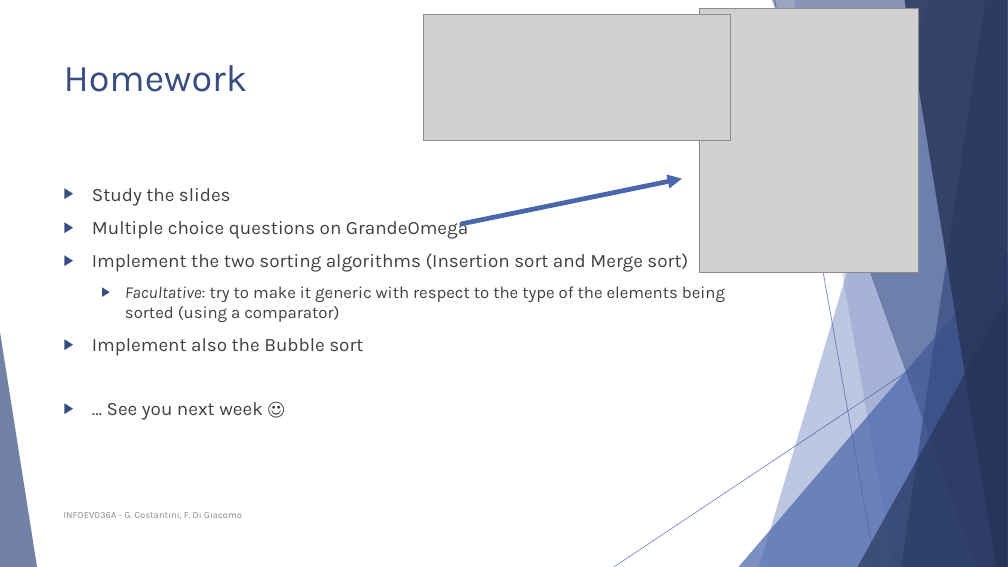
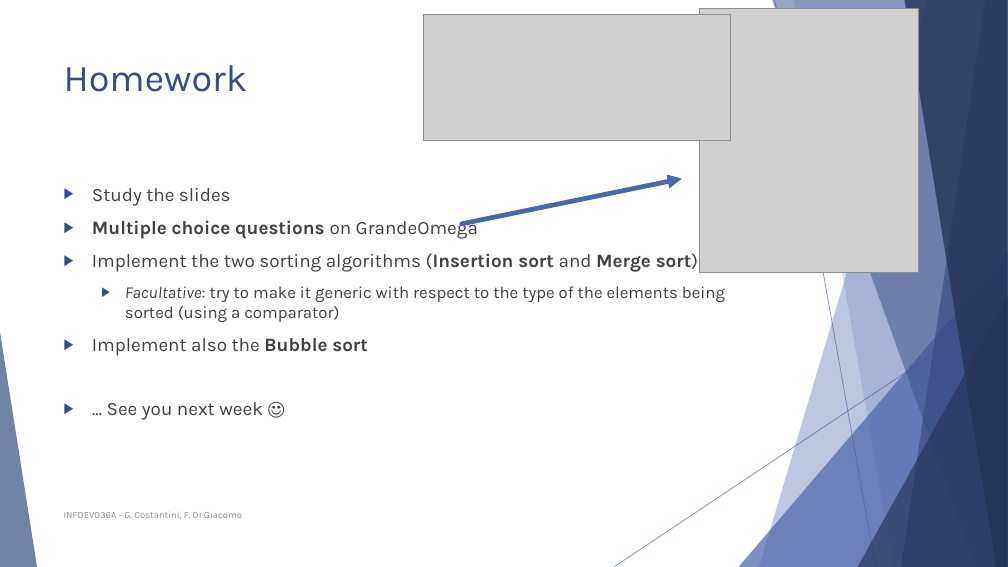
Before and after one commit to FurkanAndac/Development-6A, a slide deck: slide 46 of Lesson slides/Unit 2 - Sorting algorithms.pptx. Drawn at 1008x567 pixels with LibreOffice and Linux fonts; fonts in the diff are those of the drawing; grey boxes stand for pictures. Boxes give left, top, right and bottom in pixels: in the first picture for what was removed or moved away, otherwise in the second. Text is boxed around its words. In the diff, an @@ line names an element or a change of style, - is before the commit and + after.

Commit message:
small fixes

```diff
--- a/Lesson slides/Unit 2 - Sorting algorithms.pptx
+++ b/Lesson slides/Unit 2 - Sorting algorithms.pptx
@@ text at (92,218,698,356): bold on in "Multiple choice questions", "(Insertion sort Merge sort)", "Bubble sort" @@
```
